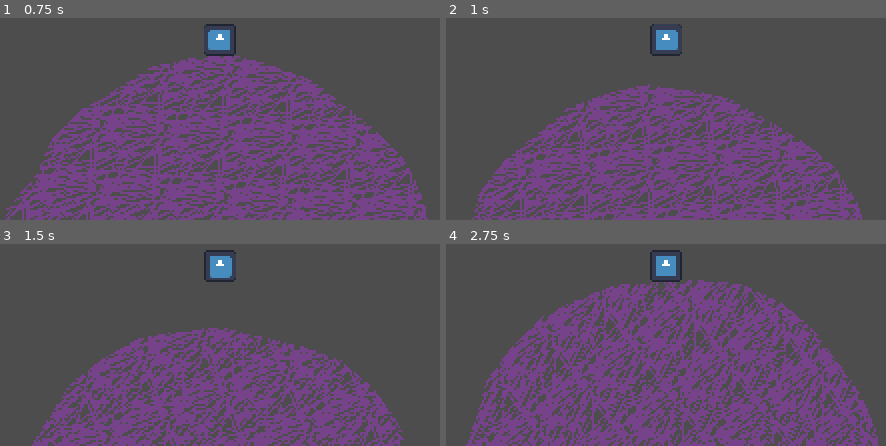
Above: before the commit, frames 1-4 (two rows, left to right).
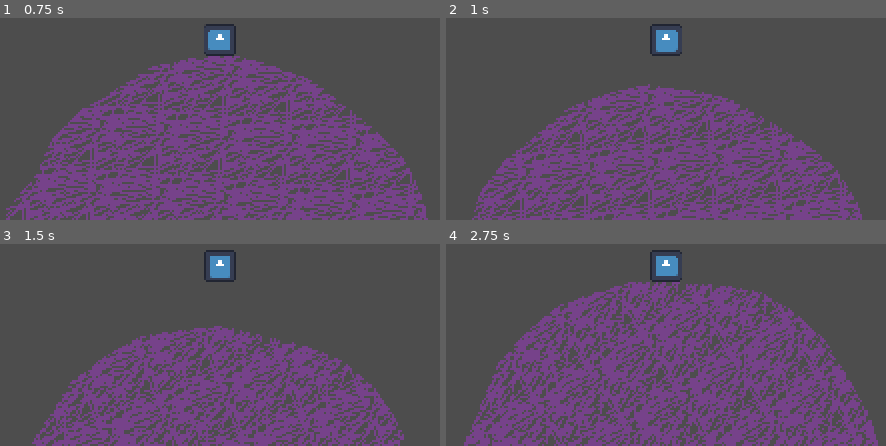
Above: after the commit, the same moments.

Repository: Jack3G/space-miner
Game: Godot game, scene res://src/game.tscn
Two runs of this game, one before a commit and one after it. Both use one fixed random seed, a clock stepped at 60 frames per second and the inputs below. The engine's default icon, where the game draws it, is replaced by a stand-in: a white triangle on a blue panel in a dark square.
Inputs:
- Up to frame 1 (0.75 s): hold D (move_right) from 0.53 s (still down)
- Up to frame 2 (1 s): keep holding D (move_right); tap Space (jump) at 0.77 s
- Up to frame 3 (1.5 s): keep holding D (move_right)
- Up to frame 4 (2.75 s): tap Space (jump) at 1.52 s; release D (move_right) at 2.03 s; hold A (move_left) from 2.03 s (still down)

Frame 1 is identical in both runs. In frame 2, 1.4% of the frame differs, in the area x 6-94%, y 2-100%; in frame 3, 9.2%; in frame 4, 27%, in the area x 4-99%, y 4-100%.

Commit message:
fix friction not being applied

Diff:
--- a/src/character.gd
+++ b/src/character.gd
@@ -68,7 +68,7 @@
 			self.velocity += self.transform.x * directional_input.x * speed * delta
 
 		# FRICTION
-		if not same_direction:
+		if not same_direction or horizontal_movement.length() > max_speed:
 			# unless the player is trying to go in the same direction
 			var friction_force = -horizontal_movement.normalized() * \
 				friction * delta
